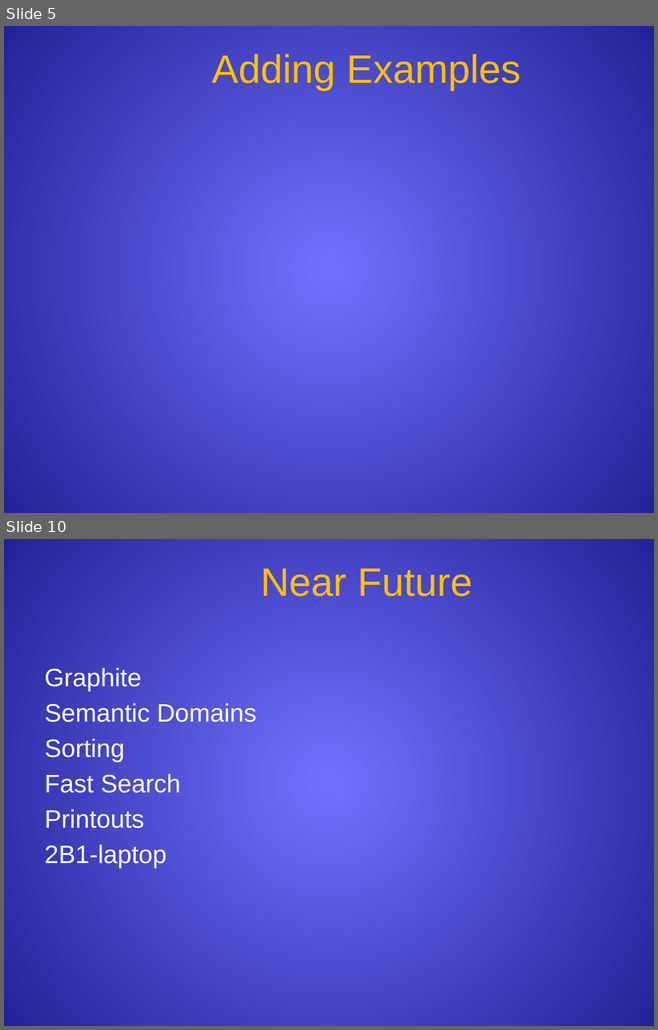
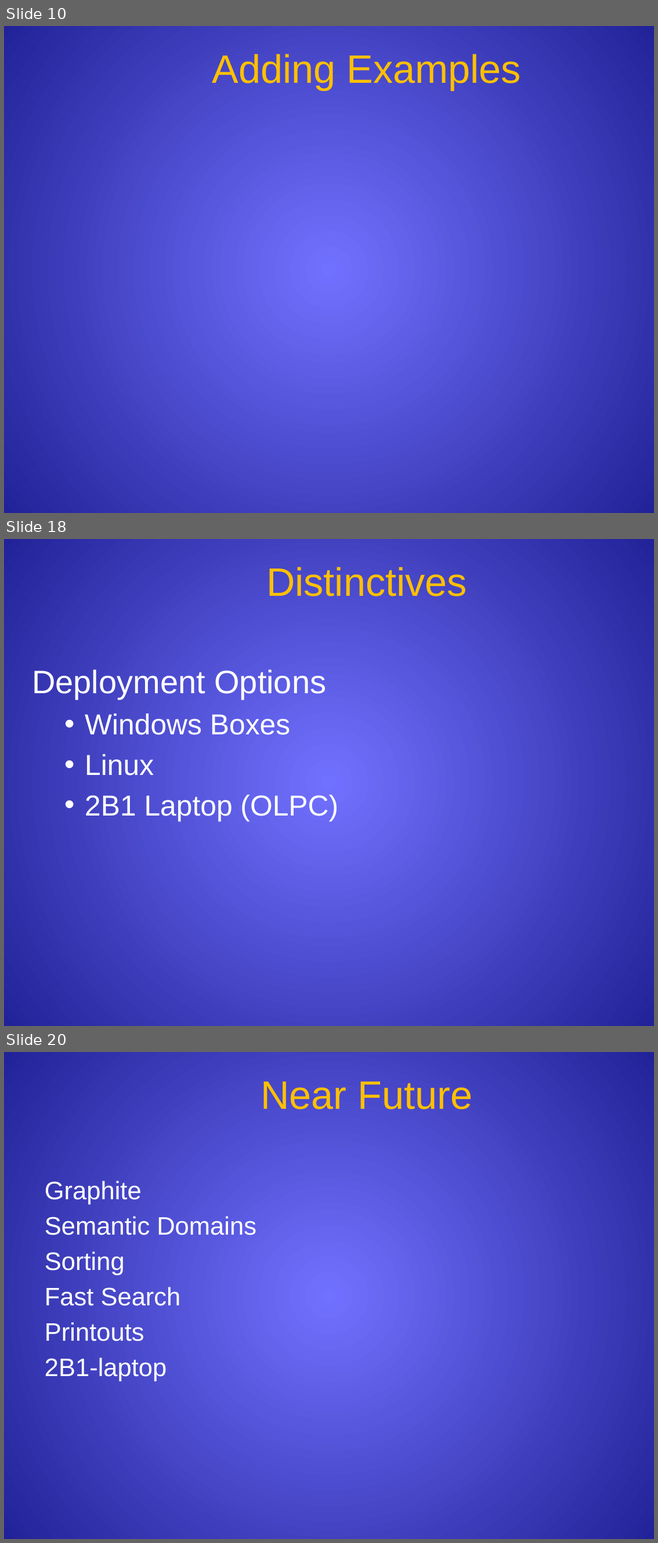
Before and after one commit to sillsdev/wesay, a slide deck: Presentations/CTC2006/V1.pptx. Shown one above the other, each under a label of ours: slides 5 and 10 before the commit, slides 10, 18 and 20 after it; the slides between them are not shown. The pictures are 658x1030 and 658x1543 pixels, drawn with LibreOffice and Linux fonts; fonts in the diff are those of the drawing; background and template pictures are left out. Boxes give left, top, right and bottom in pixels: in the first picture for what was removed or moved away, otherwise in the second. Text is boxed around its words. In the diff, an @@ line names an element or a change of style, - is before the commit and + after.

```diff
--- a/Presentations/CTC2006/V1.pptx
+++ b/Presentations/CTC2006/V1.pptx
@@ slide 18 added at <box>4,539,654,1026</box>, background gradient #7373FF to #222297 @@
@@ title added at <box>266,567,467,596</box>, 44 pt, text #FFC000 @@
+Distinctives
@@ text added at <box>32,669,338,821</box>, 32 pt, text #FFFFFF @@
+Deployment Options
+  • Windows Boxes
+  • Linux
+  • 2B1 Laptop (OLPC)
@@ what was slide 5 is now slide 10 @@
@@ what was slide 10 is now slide 20 @@
```
Also in this commit, not shown: 3 slides changed, 11 other slides added, 2 slides removed.
